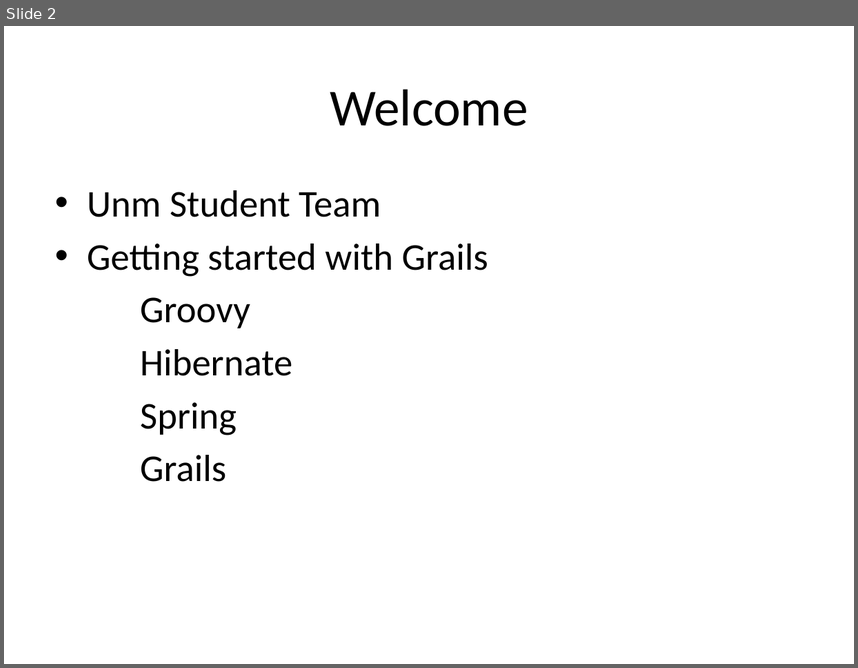
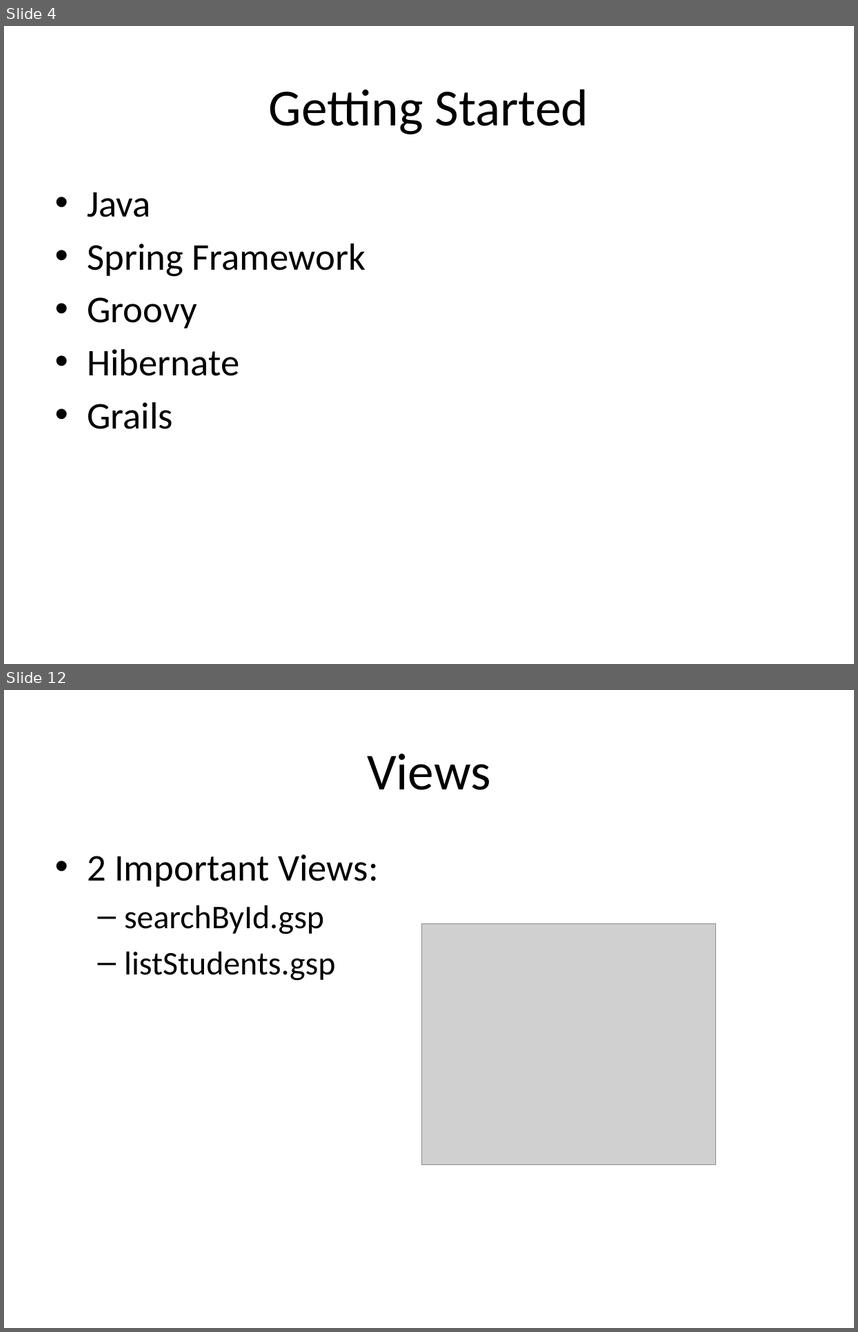
Before and after one commit to unm-sis/SpridenSearch, a slide deck: docs/GGpresentation.pptx. Shown one above the other, each under a label of ours: slide 2 before the commit, slides 4 and 12 after it; the slides between them are not shown. The pictures are 858x668 and 858x1332 pixels, drawn with LibreOffice and Linux fonts; fonts in the diff are those of the drawing; grey boxes stand for pictures; background and template pictures are left out. Boxes give left, top, right and bottom in pixels: in the first picture for what was removed or moved away, otherwise in the second. Text is boxed around its words. In the diff, an @@ line names an element or a change of style, - is before the commit and + after.

```diff
--- a/docs/GGpresentation.pptx
+++ b/docs/GGpresentation.pptx
@@ slide 12 added at box(4, 690, 854, 1328), background #FFFFFF @@
@@ title added at box(367, 753, 491, 790), 44 pt, text #000000 @@
+Views
@@ text added at box(87, 854, 378, 980), 28 pt, text #000000 @@
+• 2 Important Views:
+  – searchById.gsp
+  – listStudents.gsp
@@ picture added at box(422, 924, 716, 1164) @@
@@ what was slide 2 is now slide 4 @@
@@ slide 4 changed as well @@
@@ title at box(269, 89, 589, 134): text changed @@
-Welcome
+Getting Started
@@ text at box(87, 192, 366, 276): text changed @@
-• Unm Student Team
-• Getting started with Grails
+• Java
+• Spring Framework
@@ text at box(87, 297, 239, 429): bullet none to • @@
@@ text at box(140, 402, 237, 435): paragraph removed @@
-Spring
```
Also in this commit, not shown: 7 other slides changed, 11 other slides added.
